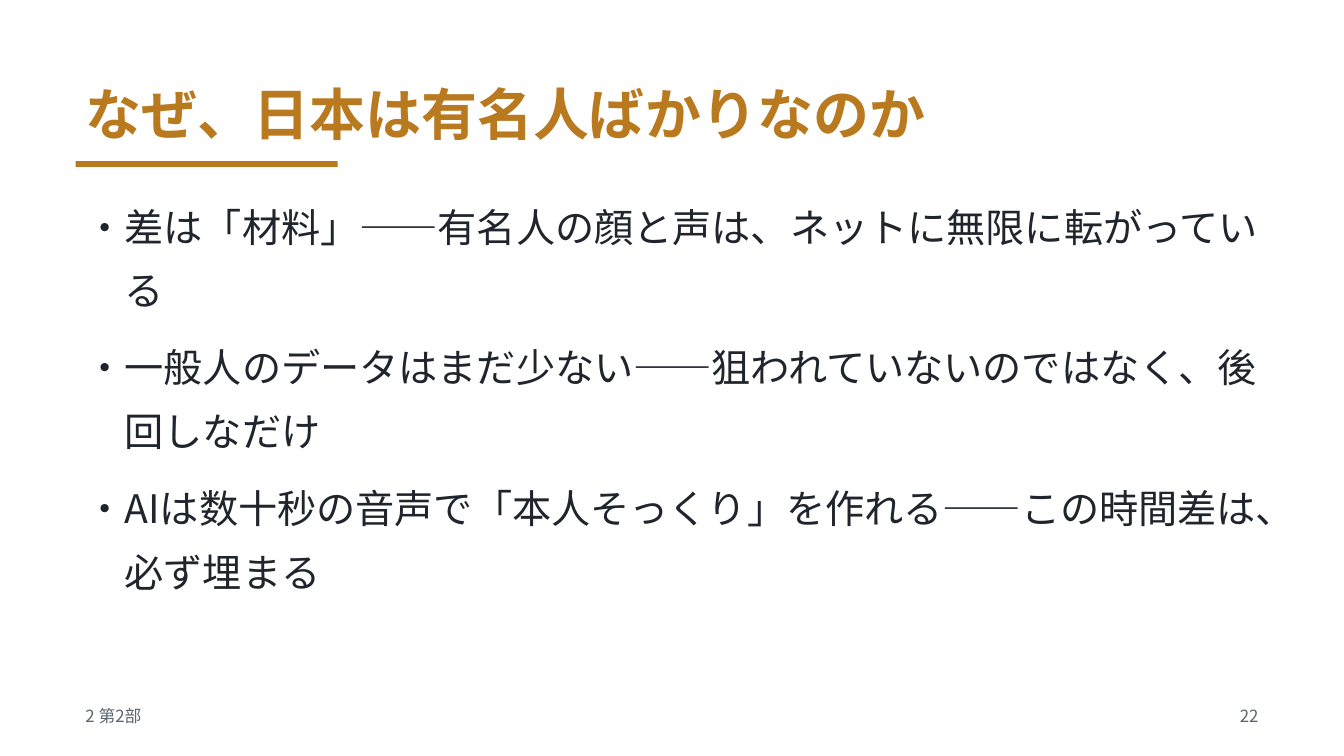
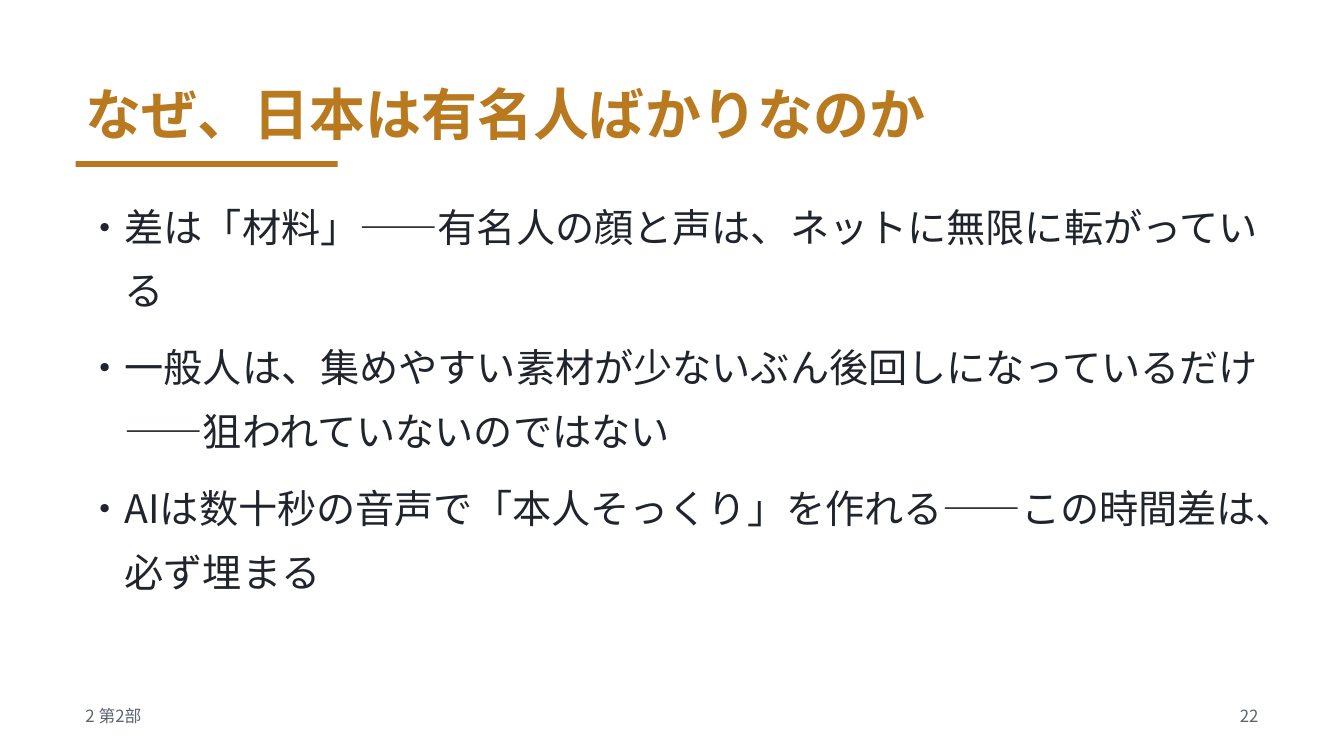
Before and after one commit to meitekku/deepfake-talk-v2, a slide deck: slide 22 of slides/deepfake-talk.pptx. Drawn at 1344x756 pixels with LibreOffice and Linux fonts; fonts in the diff are those of the drawing. Boxes give left, top, right and bottom in pixels: in the first picture for what was removed or moved away, otherwise in the second. Text is boxed around its words. In the diff, an @@ line names an element or a change of style, - is before the commit and + after.

```diff
--- a/slides/deepfake-talk.pptx
+++ b/slides/deepfake-talk.pptx
@@ text at box(85, 349, 1257, 449): text changed @@
-・一般人のデータはまだ少ない——狙われていないのではなく、後回しなだけ
+・一般人は、集めやすい素材が少ないぶん後回しになっているだけ——狙われていないのではない
```
Also in this commit, not shown: 11 other slides changed, 4 other files.
